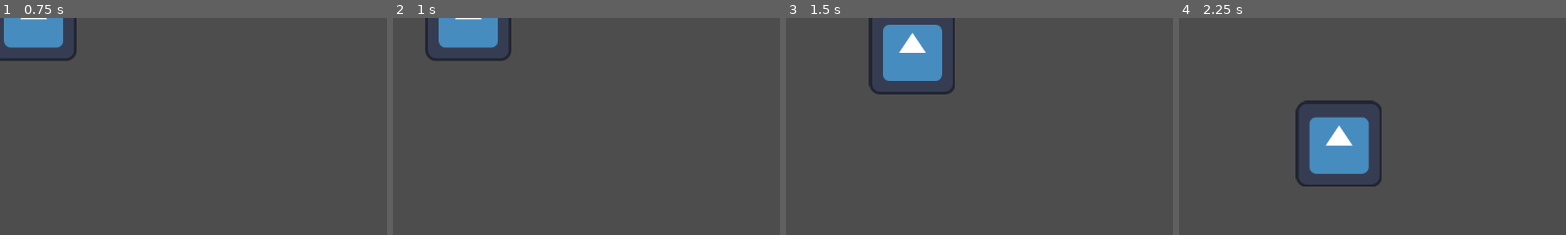
Above: before the commit, frames 1-4 (left to right).
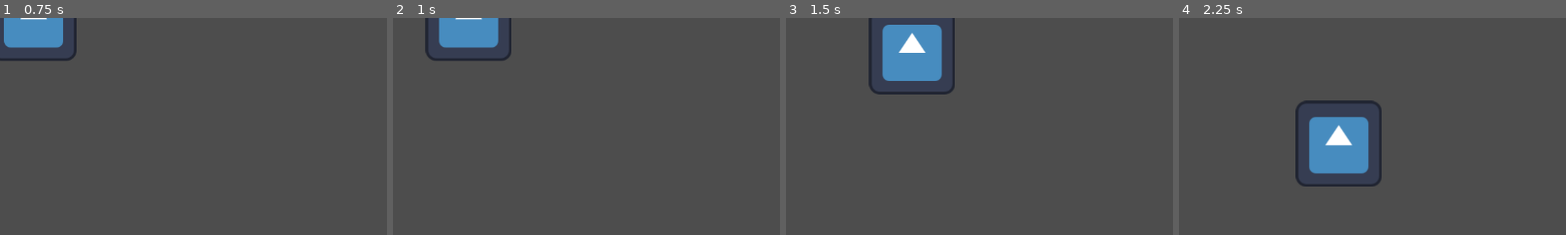
Above: after the commit, the same moments.

Repository: morbidskyy/ThatNightAtWolfstreet
Game: Godot game, scene res://scenes/players/player_3.tscn
Two runs of this game, one before a commit and one after it. Both use one fixed random seed, a clock stepped at 60 frames per second and the inputs below. This scene is started directly instead of the project's main scene. The engine's default icon, where the game draws it, is replaced by a stand-in: a white triangle on a blue panel in a dark square.
Inputs:
- Up to frame 1 (0.75 s): tap Enter at 0.5 s; hold Right (ui_right) from 0.53 s (still down)
- Up to frame 2 (1 s): keep holding Right (ui_right)
- Up to frame 3 (1.5 s): release Right (ui_right) at 1.28 s; hold Down (ui_down) from 1.28 s (still down)
- Up to frame 4 (2.25 s): release Down (ui_down) at 2.03 s; hold Right (ui_right) from 2.03 s (still down)
The pictures show only the part of the screen within x 0-50%, y 0-50%; the shares and areas given below are measured in that part.

Frame 1 is identical in both runs. In frame 2, less than 0.1% of the frame differs, in the area x 11-28%, y 0-13%; in frame 3, 0.2%; in frame 4, 0.3%, in the area x 33-50%, y 45-72%.
Error after the commit: Invalid assignment of property or key 'rotation' with value of type 'float' on a base object of type 'null instance'. (res://scripts/top_down_controls.gd:13)

Commit message:
added flashlight to p2

Diff:
--- a/project.godot
+++ b/project.godot
@@ -11,14 +11,10 @@
 [application]
 
 config/name="that_night_at_wolfstreet"
-run/main_scene="uid://bb2xht0jh0hh2"
+run/main_scene="uid://cecyf0l62q07t"
 config/features=PackedStringArray("4.5", "Forward Plus")
 config/icon="res://icon.svg"
 
 [dotnet]
 
 project/assembly_name="that_night_at_wolfstreet"
-
-[rendering]
-
-textures/canvas_textures/default_texture_filter=0
--- /dev/null
+++ b/scenes/levels/level_p_2_room_1.tscn
@@ -0,0 +1,13 @@
+[gd_scene load_steps=2 format=3 uid="uid://b1340r1rgdciy"]
+
+[ext_resource type="Texture2D" uid="uid://dqbimwegbpr8x" path="res://icon.svg" id="1_ab2wl"]
+
+[node name="level_p2_room1" type="Node2D"]
+
+[node name="Sprite2D" type="Sprite2D" parent="."]
+position = Vector2(651, 367.5)
+scale = Vector2(11.171875, 6.7421875)
+texture = ExtResource("1_ab2wl")
+
+[node name="CanvasModulate" type="CanvasModulate" parent="."]
+color = Color(0.056291588, 0.056291603, 0.056291595, 1)
--- a/scenes/main.tscn
+++ b/scenes/main.tscn
@@ -1,8 +1,3 @@
-[gd_scene load_steps=2 format=3 uid="uid://cecyf0l62q07t"]
-
-[ext_resource type="PackedScene" uid="uid://b32efwi1xc15v" path="res://scenes/players/player_1.tscn" id="1_o5qli"]
+[gd_scene format=3 uid="uid://cecyf0l62q07t"]
 
 [node name="main" type="Node2D"]
-
-[node name="player1" parent="." instance=ExtResource("1_o5qli")]
-position = Vector2(551, 298)
--- /dev/null
+++ b/scenes/players/player_2.tscn
@@ -0,0 +1,26 @@
+[gd_scene load_steps=5 format=3 uid="uid://dw3o0pds6ej3a"]
+
+[ext_resource type="Script" uid="uid://crccelvcn6ilg" path="res://scripts/top_down_controls.gd" id="1_n7000"]
+[ext_resource type="Texture2D" uid="uid://dqbimwegbpr8x" path="res://icon.svg" id="2_xd40s"]
+[ext_resource type="Texture2D" uid="uid://d0xvytohv1dsa" path="res://assets/players/player_2/light_cone.jpg" id="3_xd40s"]
+
+[sub_resource type="RectangleShape2D" id="RectangleShape2D_rp56j"]
+size = Vector2(116, 118)
+
+[node name="player2" type="CharacterBody2D"]
+script = ExtResource("1_n7000")
+
+[node name="player2_sprite" type="Sprite2D" parent="."]
+texture = ExtResource("2_xd40s")
+
+[node name="player2_collision" type="CollisionShape2D" parent="."]
+position = Vector2(1, 1)
+shape = SubResource("RectangleShape2D_rp56j")
+
+[node name="flashlight" type="PointLight2D" parent="."]
+position = Vector2(0, 1.1920929e-07)
+scale = Vector2(1.8070921, 3.1204257)
+color = Color(0.83947283, 0.8223233, 0, 1)
+energy = 2.5
+shadow_enabled = true
+texture = ExtResource("3_xd40s")
--- a/scripts/top_down_controls.gd
+++ b/scripts/top_down_controls.gd
@@ -9,3 +9,5 @@
 func _physics_process(delta):
 	get_input()
 	move_and_collide(velocity * delta)
+	if velocity.length() > 0:
+		$flashlight.rotation = velocity.angle()
Binary file added: assets/players/player_2/light_cone.jpg
Not shown, added: assets/players/player_2/light_cone.jpg.import
